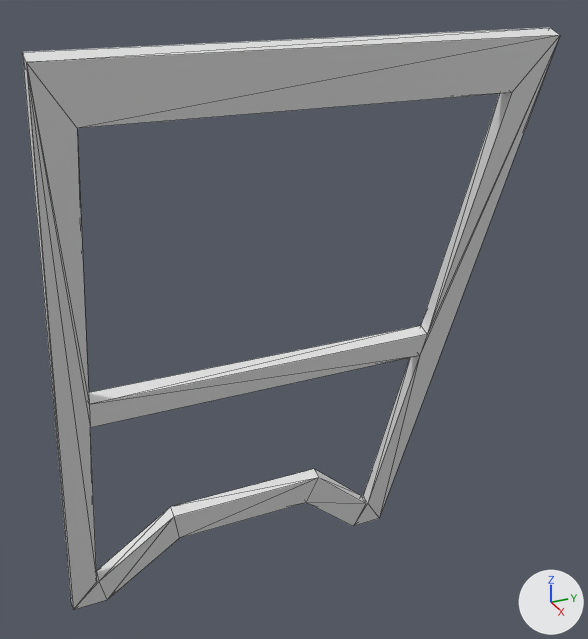
Renders of the glTF model frontend/public/models/BASE1_parts/back.glb from each side of a commit.
The view is the same before and after, from a 50 mm camera at (78.4, -38.2, 103.6) aimed at (-19.5, 5.8, 54.6). Lighting does not change. The marker at lower right points along +X, +Y and +Z. The older version comes first. Mesh edges are drawn as thin lines. Vertices at exactly the same position are counted once.

The scene before the commit, as lines of its bpy script (objects in view):
```python
me_cube_027 = bpy.data.meshes.new('Cube.027')
me_cube_027.from_pydata(...)  # 40 vertices, 84 faces; spans x -36.2..-0.1, y -28.9..31.1, z 0.3..95.0
ob_webmodel_002 = bpy.data.objects.new('WEBMODEL.002', me_cube_027)
ob_webmodel_002.location = (0.0, 0.0, 0.0)
```
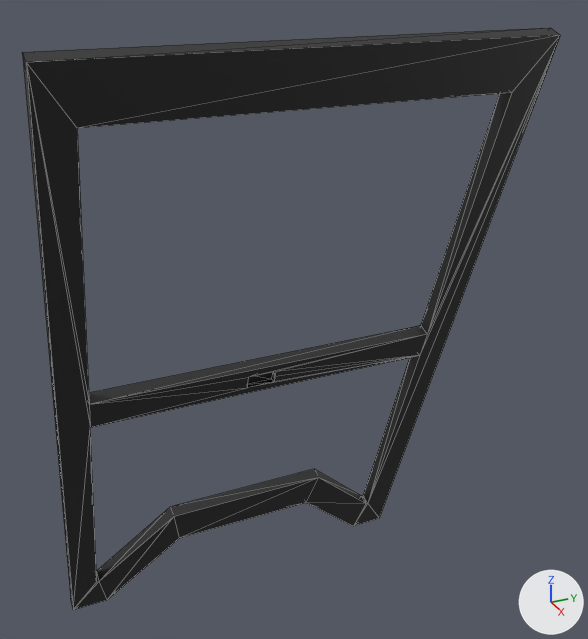
Where the change shows, as pixel boxes [x1, y1, x2, y2] in the pictures (588 x 639 px):
part 1 of me_cube_027, cut back
    both: [26, 37, 560, 610]
part 2 of me_cube_027, recoloured (white to black)
    both: [22, 27, 560, 610]

Patch to the scene script:
```diff
--- a/frontend/public/models/BASE1_parts/back.glb.py
+++ b/frontend/public/models/BASE1_parts/back.glb.py
@@ mat_layer_1 @@
+mat_layer_1 = principled_material('Layer_1')
+mat_layer_1.base_color = (0.0186, 0.0186, 0.0186)  # black #252525
@@ me_cube_027 @@
 # used by ob_webmodel_002; location = (0.0, 0.0, 0.0)
-me_cube_027.from_pydata(...)  # 40 vertices, 84 faces; spans x -36.2..-0.1, y -28.9..31.1, z 0.3..95.0
+me_cube_027.from_pydata(...)  # 49 vertices, 102 faces; spans x -36.2..-0.1, y -28.9..31.1, z 0.3..95.0
+# me_cube_027 part 1
+# 6 faces are deleted
+# 9 vertices are added at x -18.6..-16.9, y -2.4..1.8, z 46.3..48.3
+# 24 new faces join them
+# me_cube_027 part 2: 78 faces spanning x -36.2..-0.1, y -28.9..31.1, z 0.3..95.0 switch from no material to mat_layer_1 (black #252525)
```
